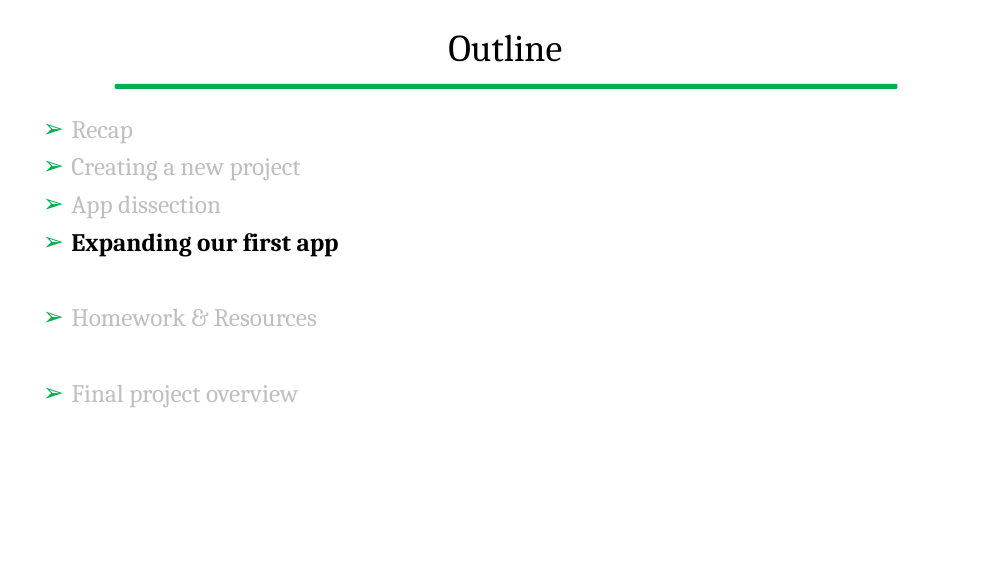
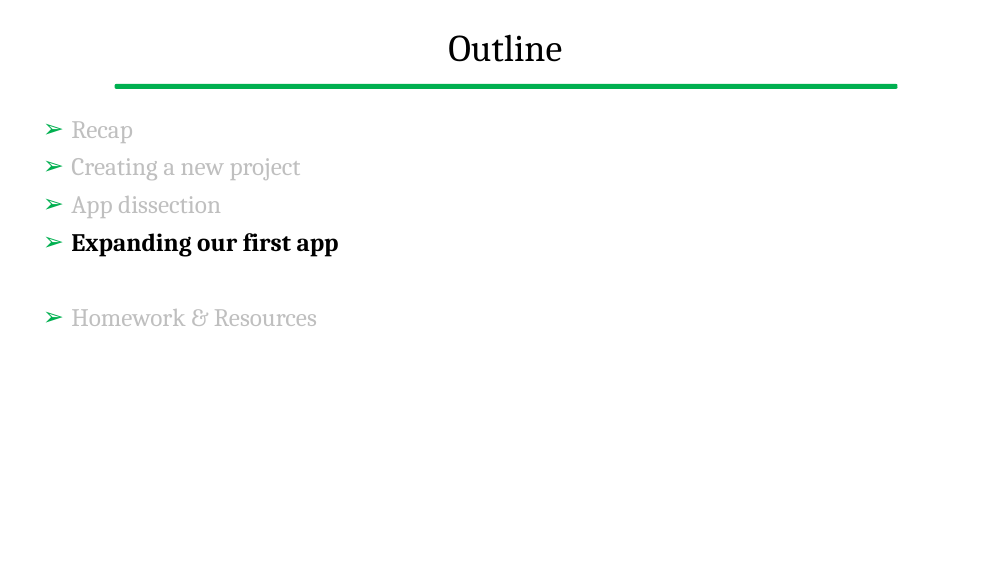
Before and after one commit to gcappon/bwthw, a slide deck: slide 22 of lab_04-hello-flutter/lab_04-hello_flutter.pptx (slide 23 before the commit). Drawn at 1008x567 pixels with LibreOffice and Linux fonts; fonts in the diff are those of the drawing. Boxes give left, top, right and bottom in pixels: in the first picture for what was removed or moved away, otherwise in the second. Text is boxed around its words. In the diff, an @@ line names an element or a change of style, - is before the commit and + after.

```diff
--- a/lab_04-hello-flutter/lab_04-hello_flutter.pptx
+++ b/lab_04-hello-flutter/lab_04-hello_flutter.pptx
@@ text at (71, 385, 298, 407): paragraph removed @@
-➢ Final project overview
```
Also in this commit, not shown: 5 other slides changed, 5 slides removed, 9 other files.
